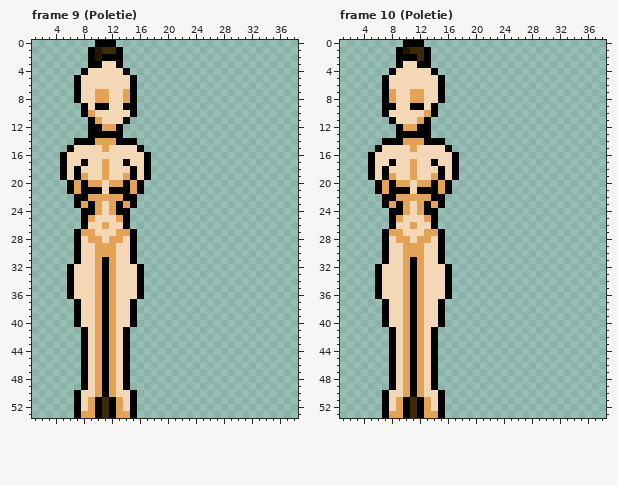
Pixel-art file, stored at Platformer/Assets/Images/Ase/HeroineKO.ase. This is how it looked before the edit.
54x54 pixels, 24 frames. Shown: frame 9 (Poletie): x 1..38, y 0..53; frame 10 (Poletie): x 1..38, y 0..53. The commit also changed other frames, which this record leaves out.
After the commit:
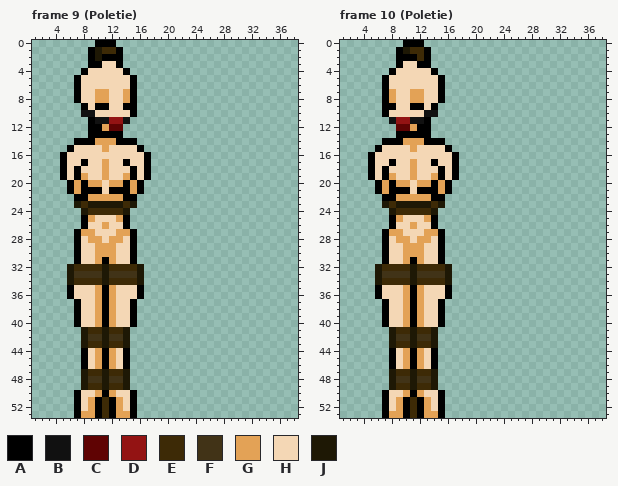
Palette (. is transparent): A #000000  B #111111  C #5f0303  D #931313  E #3d2a06  F #413317  G #e3a256  H #f4d7b5  J #1e1805
The exact change:
{"change": "layer \"TropicBondsForeKO\" added"}
{"where": "frame 9 (Poletie), layer \"TropicBondsForeKO\""}
{"frame":9,"y":10,"x":8,"old":"AG","new":"BB"}
{"frame":9,"y":11,"x":10,"old":"GHHHA","new":"BBDDB"}
{"frame":9,"y":12,"x":12,"old":"GA","new":"CC"}
{"frame":9,"y":23,"x":7,"old":"AGAGHGAGA","new":"JEJJJJJEJ"}
{"frame":9,"y":24,"x":8,"old":"AAGHGAA","new":"JEEEEEJ"}
{"frame":9,"y":32,"x":6,"old":"AHHHGAGHHHA","new":"JEEEEJEEEEJ"}
{"frame":9,"y":33,"x":6,"old":"AHHHGAGHHHA","new":"JFFFFJFFFFJ"}
{"frame":9,"y":34,"x":6,"old":"AHHHGAGHHHA","new":"JEEEEJEEEEJ"}
{"frame":9,"y":41,"x":8,"old":"AHGAGHA","new":"JEEJEEJ"}
{"frame":9,"y":42,"x":8,"old":"AHGAGHA","new":"JFFJFFJ"}
{"frame":9,"y":43,"x":8,"old":"AHGAGHA","new":"JEEJEEJ"}
{"frame":9,"y":47,"x":8,"old":"AHGAGHA","new":"JEEJEEJ"}
{"frame":9,"y":48,"x":8,"old":"AHGAGHA","new":"JFFJFFJ"}
{"frame":9,"y":49,"x":8,"old":"AHGAGHA","new":"JEEJEEJ"}
{"where": "frame 10 (Poletie), layer \"TropicBondsForeKO\""}
{"frame":10,"y":10,"x":13,"old":"GA","new":"BB"}
{"frame":10,"y":11,"x":8,"old":"AHHHG","new":"BDDBB"}
{"frame":10,"y":12,"x":9,"old":"AG","new":"CC"}
{"frame":10,"y":23,"x":7,"old":"AGAGHGAGA","new":"JEJJJJJEJ"}
{"frame":10,"y":24,"x":8,"old":"AAGHGAA","new":"JEEEEEJ"}
{"frame":10,"y":32,"x":6,"old":"AHHHGAGHHHA","new":"JEEEEJEEEEJ"}
{"frame":10,"y":33,"x":6,"old":"AHHHGAGHHHA","new":"JFFFFJFFFFJ"}
{"frame":10,"y":34,"x":6,"old":"AHHHGAGHHHA","new":"JEEEEJEEEEJ"}
{"frame":10,"y":41,"x":8,"old":"AHGAGHA","new":"JEEJEEJ"}
{"frame":10,"y":42,"x":8,"old":"AHGAGHA","new":"JFFJFFJ"}
{"frame":10,"y":43,"x":8,"old":"AHGAGHA","new":"JEEJEEJ"}
{"frame":10,"y":47,"x":8,"old":"AHGAGHA","new":"JEEJEEJ"}
{"frame":10,"y":48,"x":8,"old":"AHGAGHA","new":"JFFJFFJ"}
{"frame":10,"y":49,"x":8,"old":"AHGAGHA","new":"JEEJEEJ"}
